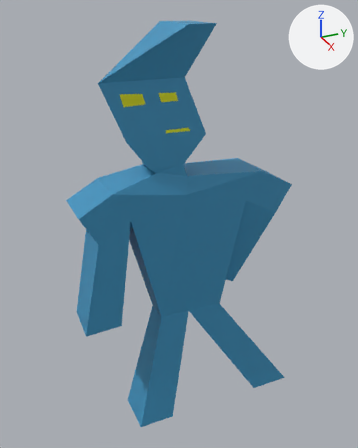
Before and after pictures for a commit that changed the Blender file models/outfitter.blend.
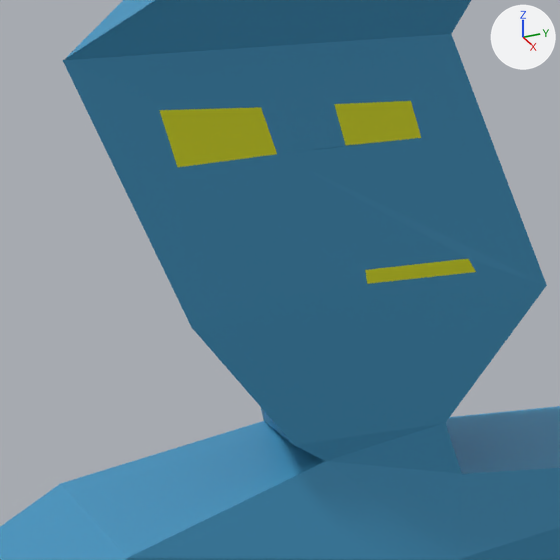
There are two pictures of each version: one whole from a 50 mm camera at (3.76, -1.74, 4.3) aimed at (-0.06, -0.02, 2.39), one close up on the part from 23% to 58% of the width and 16% to 44% of the height. Arrows for +X, +Y and +Z are at upper right; the lights stay in place. The last two pictures show the newer version.
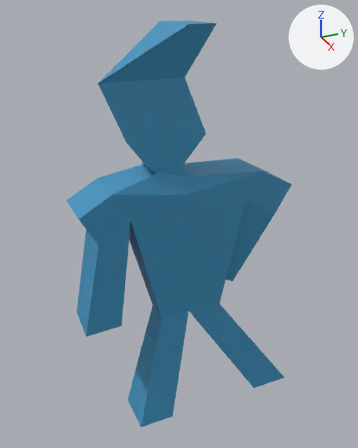
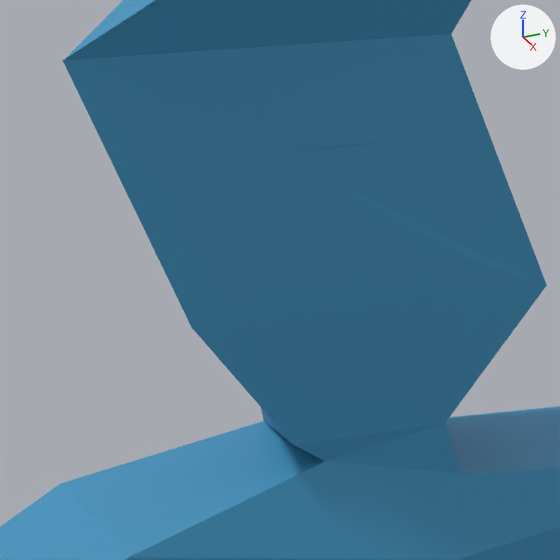
Where the change shows, as pixel boxes (x1, y1, x2, y2) in the close-ups (560 x 560 px):
'Plane', recoloured (yellow to blue): (157, 98, 479, 287) in both

The edits, one by one:
Material 'Material.001' (mat_material_001) changes colour from yellow #dce10b to blue #3d94c0; in linear values from (0.716, 0.753, 0.00335) to (0.0467, 0.296, 0.527).
